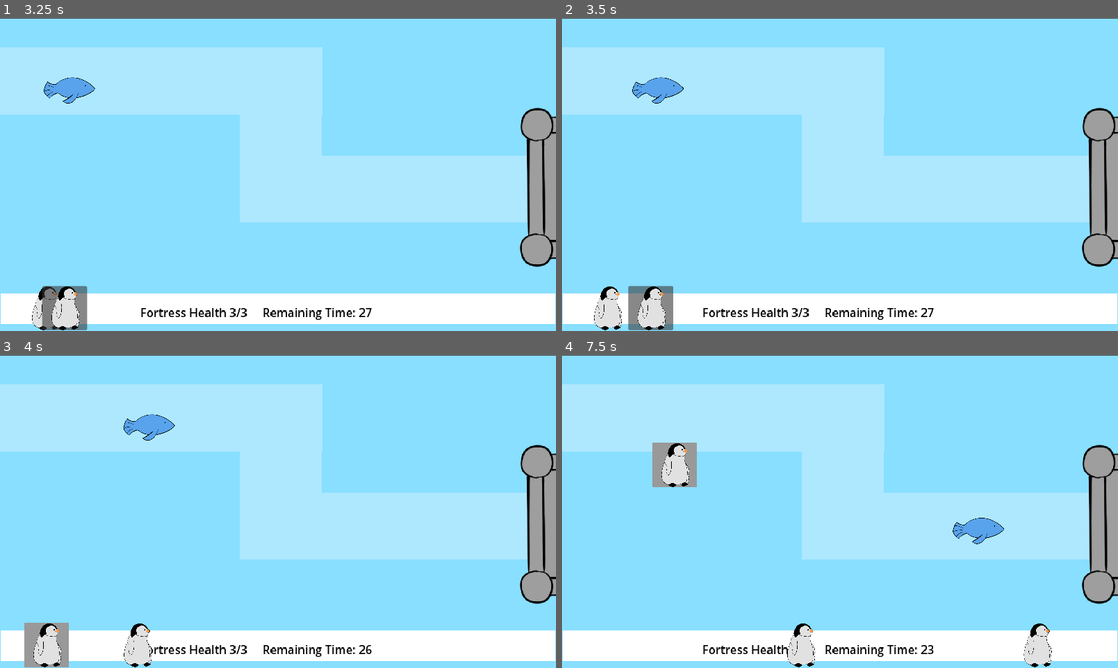
Above: before the commit, frames 1-4 (two rows, left to right).
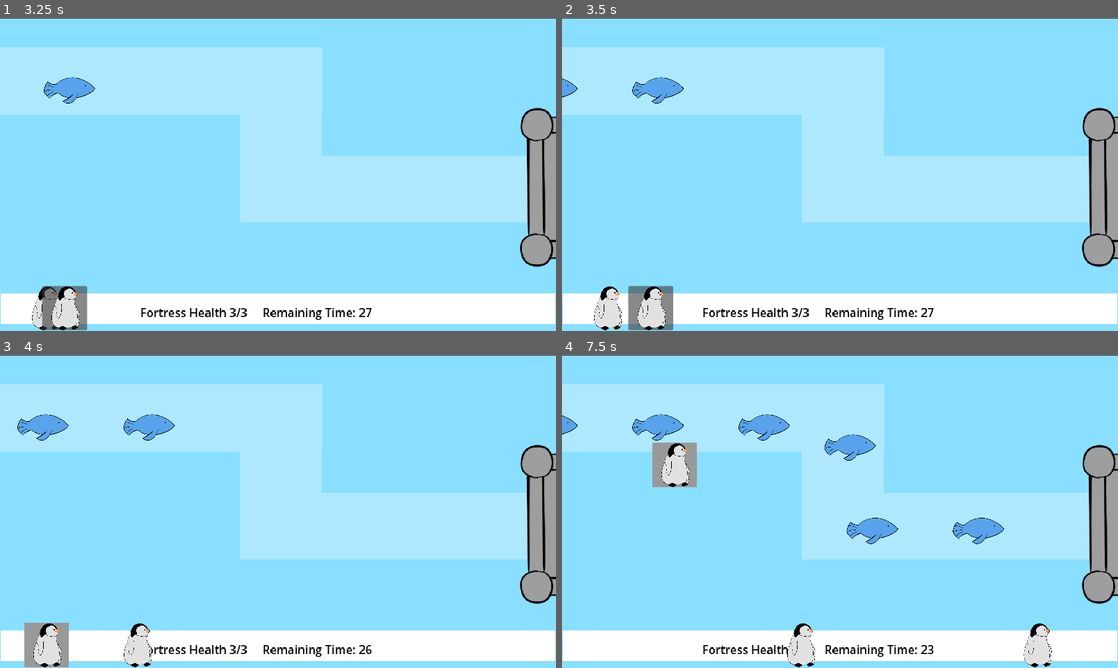
Above: after the commit, the same moments.

Repository: TraighScott/PenguinDefense
Game: Godot game, scene res://menus/main_menu.tscn
Two runs of this game, one before a commit and one after it. Both use one fixed random seed, a clock stepped at 60 frames per second and the inputs below.
Inputs (mouse positions are in pixels of both pictures, inside the frame that each line leads up to):
- Up to frame 1 (3.25 s): click "Start" at 0.5 s; tap Enter at 1.25 s; move the mouse to (400, 158) at 1.27 s; click (44, 309) at 2 s; click (44, 309) at 2.77 s
- Up to frame 2 (3.5 s): no input
- Up to frame 3 (4 s): click (44, 646) at 3.52 s
- Up to frame 4 (7.5 s): move the mouse to (728, 527) at 4.27 s; move the mouse to (895, 442) at 5.02 s; move the mouse to (812, 574) at 5.77 s; move the mouse to (1006, 558) at 6.52 s; move the mouse to (673, 464) at 7.27 s

Frame 1 is identical in both runs. In frame 2, 0.1% of the frame differs, in the area x 0-3%, y 19-26%; in frame 3, 0.5%; in frame 4, 2.0%, in the area x 0-61%, y 18-61%.

Commit message:
Change projectile to CharacterBody2D

Diff:
--- a/project/tower/projectile.gd
+++ b/project/tower/projectile.gd
@@ -1,6 +1,23 @@
-extends RigidBody2D
+extends CharacterBody2D
+
+
+@export var speed := 800
+var direction := Vector2(0,1)
 
 
 func _ready() -> void:
+	direction = get_launch_direction()
 	await get_tree().create_timer(3).timeout
 	queue_free()
+
+
+func _physics_process(delta: float) -> void:
+	move_and_collide(direction * delta * speed)
+
+
+func get_launch_direction():
+	var tower = get_parent()
+	if tower == null:
+		return
+	else:
+		return Vector2(1,0).rotated(tower.global_rotation + TAU)
--- a/project/tower/projectile.tscn
+++ b/project/tower/projectile.tscn
@@ -5,9 +5,8 @@
 
 [sub_resource type="RectangleShape2D" id="RectangleShape2D_c1i17"]
 
-[node name="Projectile" type="RigidBody2D" groups=["projectile"]]
+[node name="Projectile" type="CharacterBody2D" groups=["projectile"]]
 collision_mask = 2
-gravity_scale = 0.0
 script = ExtResource("1_1j02u")
 
 [node name="Sprite2D" type="Sprite2D" parent="."]
@@ -18,5 +17,3 @@
 
 [node name="CollisionShape2D" type="CollisionShape2D" parent="."]
 shape = SubResource("RectangleShape2D_c1i17")
-
-[connection signal="body_entered" from="." to="." method="_on_body_entered"]
--- a/project/tower/tower.gd
+++ b/project/tower/tower.gd
@@ -9,6 +9,7 @@
 var of := Vector2.ZERO
 var placed := false
 var direction := Vector2(1,0) * 200
+var id := 0
 
 @onready var sprite: Sprite2D = $Sprite2D
 
@@ -52,11 +53,11 @@
 
 func _on_shoot_timer_timeout() -> void:
 	if is_instance_valid(curr) and !dragging:
-		var impulse := Vector2(1, 0) * 200
+		var impulse := Vector2(1, 0) * 700
 		var projectile = preload("res://tower/projectile.tscn").instantiate()
-		get_parent().add_child(projectile)
+		add_child(projectile)
 		projectile.global_position = global_position
-		projectile.apply_impulse(impulse.rotated(rotation))
+
 
 
 func _on_drag_button_button_down():
--- a/project/world/world.tscn
+++ b/project/world/world.tscn
@@ -72,7 +72,6 @@
 position = Vector2(1087, 200)
 
 [node name="EnemySpawnTimer" type="Timer" parent="."]
-one_shot = true
 autostart = true
 
 [node name="GameEndTimer" type="Timer" parent="."]
